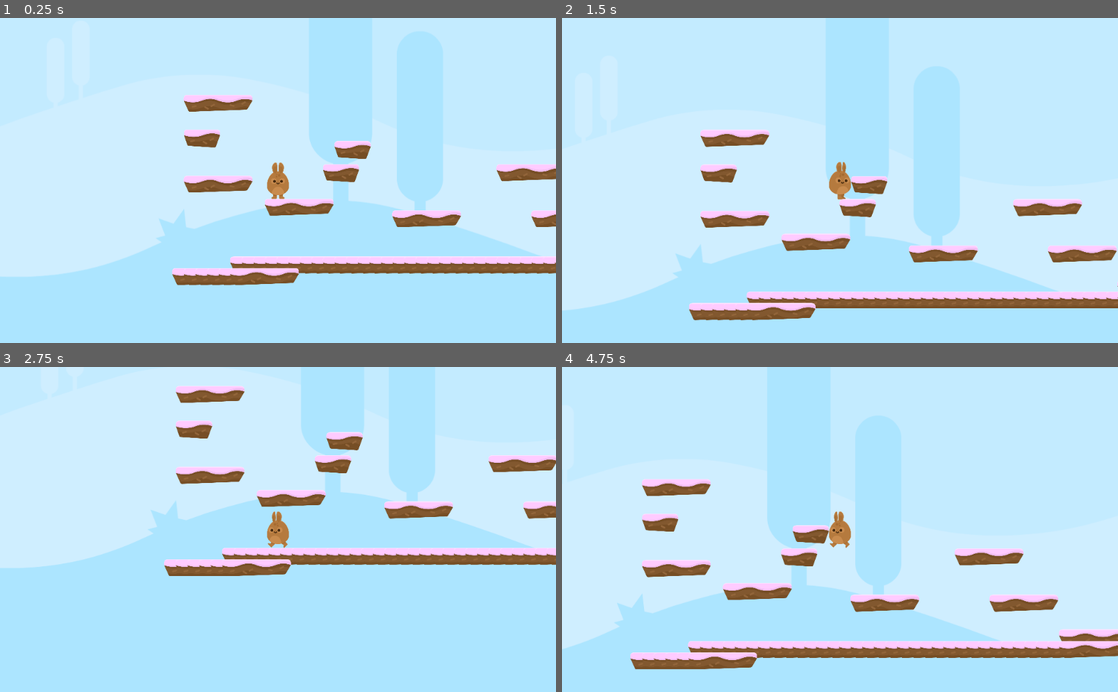
Above: before the commit, frames 1-4 (two rows, left to right).
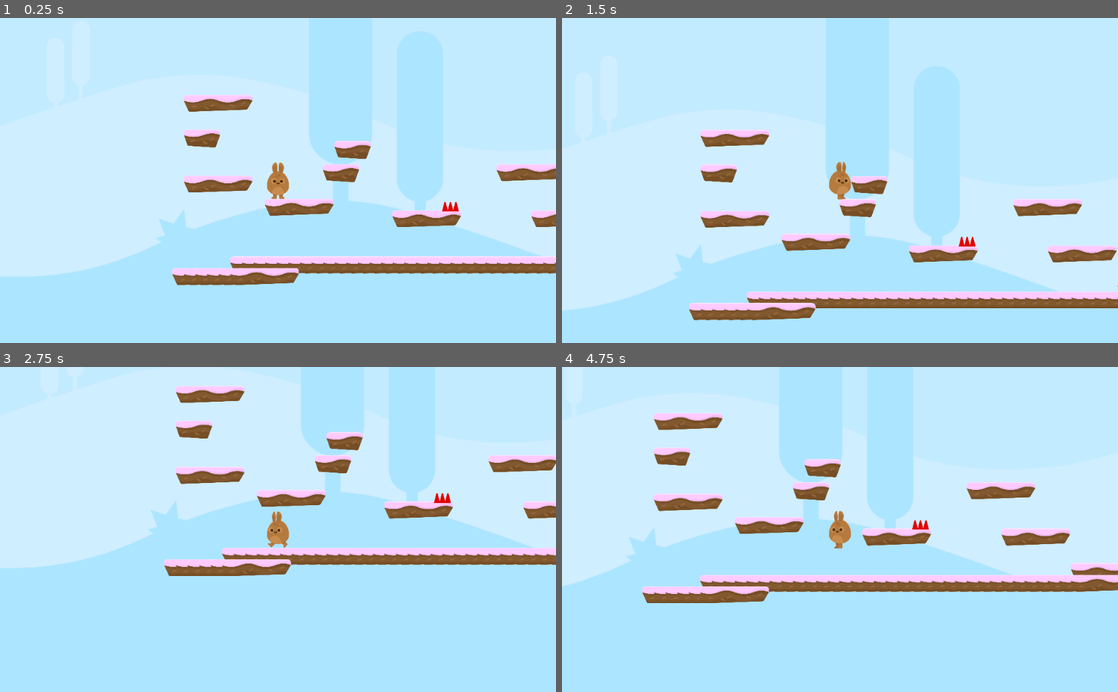
Above: after the commit, the same moments.

Repository: Raenllanthos/UdemyThings
Game: Godot game, scene res://Levels/Level1.tscn
The game is run twice, just before and just after one commit, with the same random seed, the same clock (stepped at 60 frames per second) and the same inputs.
Inputs:
- Up to frame 1 (0.25 s): no input
- Up to frame 2 (1.5 s): hold D (right) from 0.53 s (still down); tap W (jump) at 0.77 s
- Up to frame 3 (2.75 s): tap W (jump) at 1.52 s; release D (right) at 2.03 s; hold A (left) from 2.03 s (still down)
- Up to frame 4 (4.75 s): release A (left) at 2.78 s; hold D (right) 2.78-4.28 s; tap W (jump) at 3.02, 3.77, 4.52 s; hold A (left) from 4.28 s (still down)

The runs differ from the first frame. In frame 1, less than 0.1% of the frame differs, in the area x 79-83%, y 56-60%; in frame 2, less than 0.1%; in frame 3, less than 0.1%; in frame 4, 32%, in the area x 0-100%, y 10-94%.

Commit message:
floor spike hazard

Diff:
--- /dev/null
+++ b/Godot/DiscoveringGodot/S2HoppyDays/Hazards/Hazards.gd
@@ -0,0 +1,5 @@
+extends Area2D
+
+
+func _on_SpikeTop_body_entered(body):
+	body.hurt()
--- /dev/null
+++ b/Godot/DiscoveringGodot/S2HoppyDays/Hazards/SpikeTop.tscn
@@ -0,0 +1,18 @@
+[gd_scene load_steps=3 format=2]
+
+[ext_resource path="res://GFX/Environment/spikes_top.png" type="Texture" id=1]
+[ext_resource path="res://Hazards/Hazards.gd" type="Script" id=2]
+
+[node name="SpikeTop" type="Area2D"]
+modulate = Color( 1, 0, 0, 1 )
+collision_layer = 4
+script = ExtResource( 2 )
+
+[node name="Sprite" type="Sprite" parent="."]
+texture = ExtResource( 1 )
+
+[node name="CollisionPolygon2D" type="CollisionPolygon2D" parent="."]
+visible = false
+polygon = PoolVector2Array( -33, -27, -47, 27, 47, 27, 33, -27 )
+
+[connection signal="body_entered" from="." to="." method="_on_SpikeTop_body_entered"]
--- /dev/null
+++ b/Godot/DiscoveringGodot/S2HoppyDays/Levels/GameOver.gd
@@ -0,0 +1,4 @@
+extends Control
+
+func _on_RestartButton_pressed():
+	get_tree().change_scene("res://Levels/Level1.tscn")
--- a/Godot/DiscoveringGodot/S2HoppyDays/Levels/GameOver.tscn
+++ b/Godot/DiscoveringGodot/S2HoppyDays/Levels/GameOver.tscn
@@ -1,8 +1,9 @@
-[gd_scene load_steps=6 format=2]
+[gd_scene load_steps=7 format=2]
 
 [ext_resource path="res://GFX/Background/bg_layer1.png" type="Texture" id=1]
 [ext_resource path="res://GFX/HUD/lifes.png" type="Texture" id=2]
 [ext_resource path="res://Fonts/candles_.ttf" type="DynamicFontData" id=3]
+[ext_resource path="res://Levels/GameOver.gd" type="Script" id=4]
 
 [sub_resource type="DynamicFont" id=1]
 size = 128
@@ -10,12 +11,12 @@
 
 [sub_resource type="DynamicFont" id=2]
 size = 64
-outline_color = Color( 0, 0, 0, 1 )
 font_data = ExtResource( 3 )
 
 [node name="EndGame" type="Control"]
 anchor_right = 1.0
 anchor_bottom = 1.0
+script = ExtResource( 4 )
 __meta__ = {
 "_edit_use_anchors_": false
 }
@@ -38,9 +39,10 @@
 
 [node name="VBoxContainer" type="VBoxContainer" parent="CenterContainer"]
 margin_left = 125.0
-margin_top = 175.0
+margin_top = 172.0
 margin_right = 898.0
-margin_bottom = 425.0
+margin_bottom = 428.0
+alignment = 2
 
 [node name="Label" type="Label" parent="CenterContainer/VBoxContainer"]
 margin_right = 773.0
@@ -52,19 +54,21 @@
 [node name="HBoxContainer" type="HBoxContainer" parent="CenterContainer/VBoxContainer"]
 margin_top = 168.0
 margin_right = 773.0
-margin_bottom = 250.0
+margin_bottom = 256.0
 alignment = 1
 
-[node name="Label" type="Label" parent="CenterContainer/VBoxContainer/HBoxContainer"]
-margin_left = 169.0
-margin_right = 548.0
-margin_bottom = 82.0
+[node name="RestartButton" type="Button" parent="CenterContainer/VBoxContainer/HBoxContainer"]
+margin_left = 164.0
+margin_right = 609.0
+margin_bottom = 88.0
+focus_mode = 0
+custom_colors/font_color_focus = Color( 0.211765, 0.211765, 0.211765, 1 )
 custom_colors/font_color = Color( 0, 0, 0, 1 )
+custom_colors/font_color_hover = Color( 0.211765, 0.211765, 0.211765, 1 )
+custom_colors/font_color_pressed = Color( 0.211765, 0.211765, 0.211765, 1 )
 custom_fonts/font = SubResource( 2 )
 text = "Try Again?"
+icon = ExtResource( 2 )
+flat = true
 
-[node name="TextureButton" type="TextureButton" parent="CenterContainer/VBoxContainer/HBoxContainer"]
-margin_left = 552.0
-margin_right = 604.0
-margin_bottom = 82.0
-texture_normal = ExtResource( 2 )
+[connection signal="pressed" from="CenterContainer/VBoxContainer/HBoxContainer/RestartButton" to="." method="_on_RestartButton_pressed"]
--- a/Godot/DiscoveringGodot/S2HoppyDays/Levels/Level1.tscn
+++ b/Godot/DiscoveringGodot/S2HoppyDays/Levels/Level1.tscn
@@ -1,16 +1,22 @@
-[gd_scene load_steps=3 format=2]
+[gd_scene load_steps=4 format=2]
 
 [ext_resource path="res://Player/Player.tscn" type="PackedScene" id=1]
 [ext_resource path="res://Levels/Tileset.tres" type="TileSet" id=2]
+[ext_resource path="res://Hazards/SpikeTop.tscn" type="PackedScene" id=3]
 
 [node name="Level1" type="Node2D"]
 
 [node name="Player" parent="." instance=ExtResource( 1 )]
 position = Vector2( 521, 203 )
-collision_mask = 2
+collision_mask = 6
 
 [node name="TileMap" type="TileMap" parent="."]
 tile_set = ExtResource( 2 )
 collision_layer = 2
 format = 1
 tile_data = PoolIntArray( 0, 0, 0, 196608, 1, 0, 262157, 1, 0, 393228, 1, 0, 393243, 0, 0, 458752, 0, 0, 524370, 0, 0,  …(1882 unchanged characters)…
+
+[node name="Node" type="Node" parent="."]
+
+[node name="SpikeTop" parent="Node" instance=ExtResource( 3 )]
+position = Vector2( 1474, 620 )
--- a/Godot/DiscoveringGodot/S2HoppyDays/Player/Player.gd
+++ b/Godot/DiscoveringGodot/S2HoppyDays/Player/Player.gd
@@ -1,6 +1,7 @@
 extends KinematicBody2D
 
 var motion = Vector2(0,0)
+var lives = 3
 
 const SPEED = 1000
 const GRAVITY = 300
@@ -43,4 +44,12 @@
 		motion.y -= JUMP_SPEED
 
 func endGame():
-	get_tree().quit()
+	get_tree().change_scene("res://Levels/GameOver.tscn")
+
+func hurt():
+	lives -= 1
+	position.y -= 1
+	yield(get_tree(), "idle_frame")
+	motion.y -= JUMP_SPEED
+	if lives < 0:
+		endGame()
--- a/Godot/DiscoveringGodot/S2HoppyDays/project.godot
+++ b/Godot/DiscoveringGodot/S2HoppyDays/project.godot
@@ -37,6 +37,7 @@
 
 2d_physics/layer_1="Player"
 2d_physics/layer_2="Terrain"
+2d_physics/layer_3="Hazards"
 
 [physics]
 
